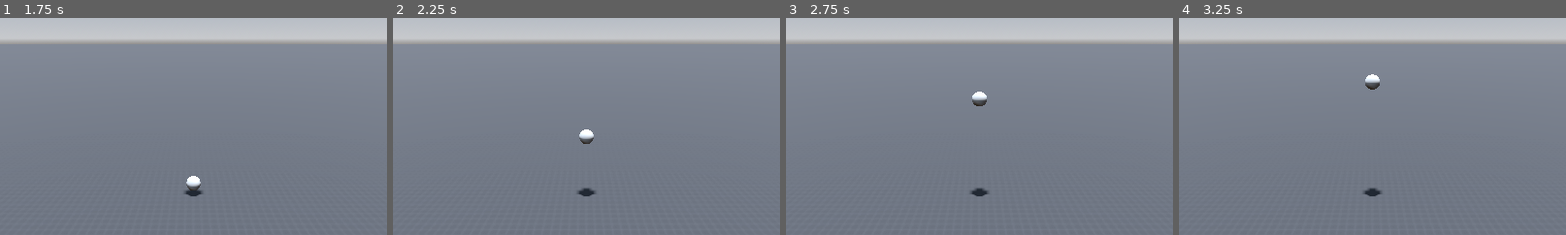
Above: before the commit, frames 1-4 (left to right).
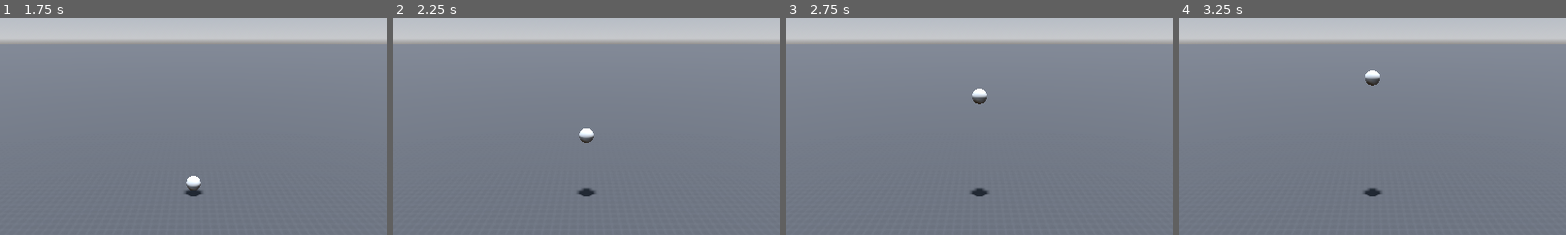
Above: after the commit, the same moments.

Repository: Shuflduf/Ball-Physics
Game: Godot game, scene res://main.tscn
The game is run twice, just before and just after one commit, with the same random seed, the same clock (stepped at 60 frames per second) and the same inputs.
Inputs (mouse positions are % of the whole screen's width and height, from its top left):
- Up to frame 1 (1.75 s): tap Enter at 0.5 s; move the mouse to (72, 45) at 0.52 s; press the mouse at (72, 45) at 0.53 s; tap Space at 1.25 s; move the mouse to (30, 55) at 1.27 s; release the mouse at (30, 55) at 1.28 s; click (30, 55) at 1.35 s
- Up to frame 2 (2.25 s): tap Enter at 2 s; move the mouse to (60, 28) at 2.02 s; press the mouse at (60, 28) at 2.03 s
- Up to frame 3 (2.75 s): no input
- Up to frame 4 (3.25 s): tap Space at 2.75 s; move the mouse to (45, 70) at 2.77 s; release the mouse at (45, 70) at 2.78 s; click (45, 70) at 2.85 s
The pictures show only the part of the screen within x 25-75%, y 32-82%; the shares and areas given below are measured in that part.

Frame 1 is identical in both runs. In frame 2, 0.1% of the frame differs, in the area x 48-52%, y 50-59%; in frame 3, 0.2%; in frame 4, 0.3%, in the area x 48-52%, y 24-34%.

Commit message:
fixed damping bug

Diff:
--- a/Main.gd
+++ b/Main.gd
@@ -18,12 +18,18 @@
 	for ball: Ball in balls.get_children():
 		ball.velocity.y -= delta * gravity
 
-		ball.position += ball.velocity
+
 		if ball.position.y - ball.radius < plane_depth:
 			ball.velocity.y *= -damping
 
+		ball.position += ball.velocity
 
 func create_ball(pos):
 	var new_ball: Node3D = ball_scene.instantiate()
 	new_ball.position = pos
 	balls.add_child(new_ball)
+
+
+func _on_area_3d_input_event(_camera: Node, event: InputEvent, position: Vector3, _normal: Vector3, _shape_idx: int) -> void:
+	if event.is_action_pressed("left_click"):
+		print(event.position)
--- a/main.tscn
+++ b/main.tscn
@@ -23,6 +23,8 @@
 [sub_resource type="PlaneMesh" id="PlaneMesh_mpw5e"]
 size = Vector2(1000, 1000)
 
+[sub_resource type="WorldBoundaryShape3D" id="WorldBoundaryShape3D_k6by4"]
+
 [node name="Main" type="Node3D"]
 script = ExtResource("1_rcs4q")
 ball_scene = ExtResource("2_mojqi")
@@ -42,9 +44,16 @@
 [node name="Ball" parent="Balls" instance=ExtResource("2_mojqi")]
 
 [node name="Plane" type="MeshInstance3D" parent="."]
-transform = Transform3D(1, 0, 0, 0, 1, 0, 0, 0, 1, 0, -10, 0)
 material_override = SubResource("StandardMaterial3D_s3k73")
 mesh = SubResource("PlaneMesh_mpw5e")
 
+[node name="Area3D" type="Area3D" parent="Plane"]
+monitorable = false
+
+[node name="CollisionShape3D" type="CollisionShape3D" parent="Plane/Area3D"]
+shape = SubResource("WorldBoundaryShape3D_k6by4")
+
 [node name="Camera3D" type="Camera3D" parent="."]
 transform = Transform3D(1, 0, 0, 0, 0.980067, 0.198667, 0, -0.198667, 0.980067, 0, 0.777674, 18.4531)
+
+[connection signal="input_event" from="Plane/Area3D" to="." method="_on_area_3d_input_event"]
--- a/project.godot
+++ b/project.godot
@@ -19,6 +19,14 @@
 
 enabled=PackedStringArray("res://addons/cba/plugin.cfg")
 
+[input]
+
+left_click={
+"deadzone": 0.5,
+"events": [Object(InputEventMouseButton,"resource_local_to_scene":false,"resource_name":"","device":-1,"window_id":0,"alt_pressed":false,"shift_pressed":false,"ctrl_pressed":false,"meta_pressed":false,"button_mask":0,"position":Vector2(0, 0),"global_position":Vector2(0, 0),"factor":1.0,"button_index":1,"canceled":false,"pressed":false,"double_click":false,"script":null)
+]
+}
+
 [rendering]
 
 renderer/rendering_method="gl_compatibility"
Not shown: 1 places in main.tscn that only renumber resources
